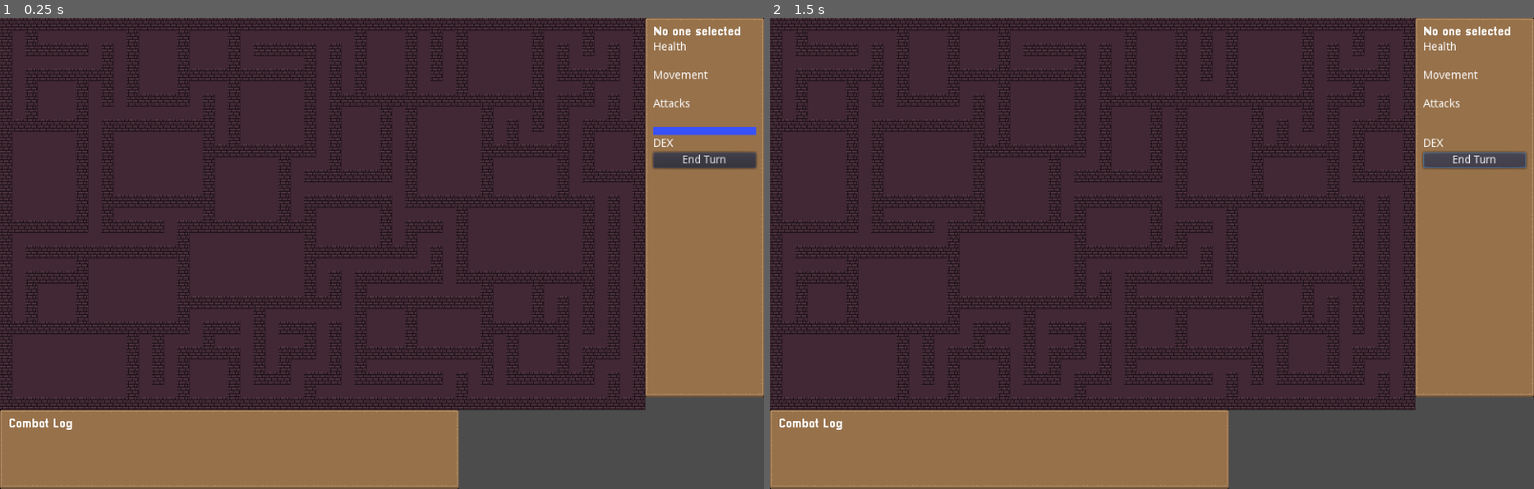
Above: before the commit, frames 1-2 (left to right).
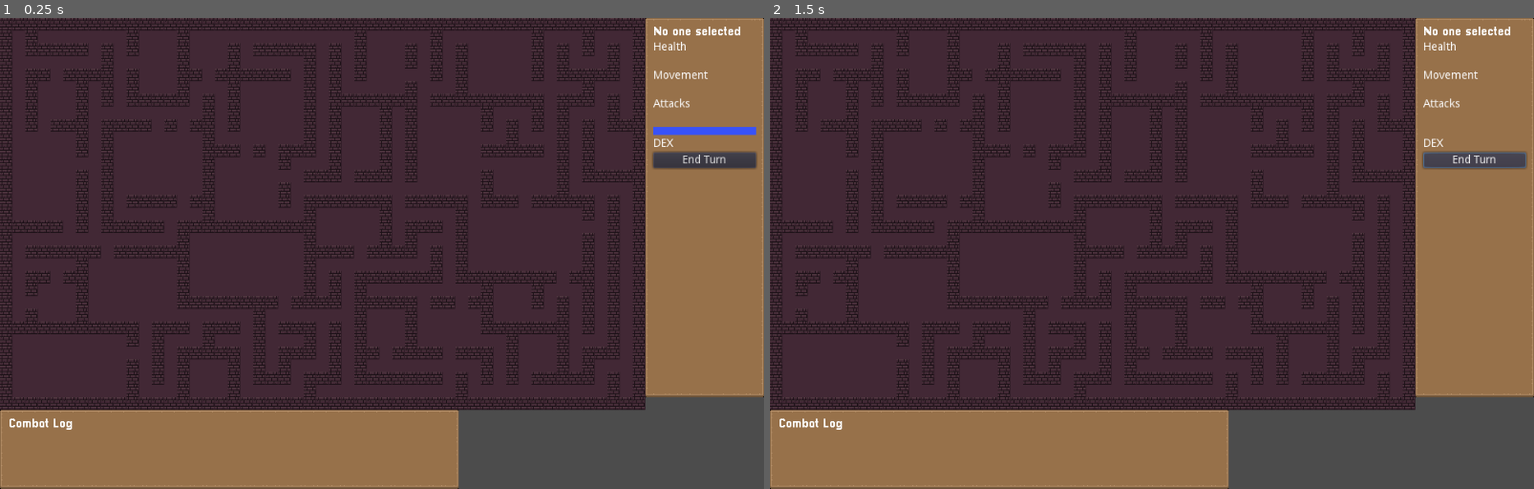
Above: after the commit, the same moments.

Repository: dyerw/ad-infernum
Game: Godot game, scene res://Game.tscn
The game is run twice, just before and just after one commit, with the same random seed, the same clock (stepped at 60 frames per second) and the same inputs.
Inputs:
- Up to frame 1 (0.25 s): no input
- Up to frame 2 (1.5 s): click "End Turn" at 0.5 s; click "End Turn" at 1.25 s

The runs differ from the first frame. In frame 1, 0.6% of the frame differs, in the area x 1-80%, y 2-78%; in frame 2, 0.6%.

Commit message:
Connects map gen regions

Diff:
--- a/DungeonMap.gd
+++ b/DungeonMap.gd
@@ -10,8 +10,12 @@
 	for x in range(0, map.size()):
 		for y in range(0, map[0].size()):
 			var tile
-			if map[x][y] == MapGenUtil.Tiles.FLOOR:
-				tile = 33
-			else:
-				tile = 18
+			match map[x][y]:
+				MapGenUtil.Tiles.FLOOR:
+					tile = 33
+				MapGenUtil.Tiles.WALL:
+					tile = 18
+				MapGenUtil.Tiles.MARK:
+					tile = 1
+
 			set_cell(x, y, tile)
--- a/utils/MapGen.gd
+++ b/utils/MapGen.gd
@@ -2,21 +2,27 @@
 
 var Rand = preload("res://utils/Rand.gd")
 
-enum Tiles { FLOOR, WALL }
+enum Tiles { FLOOR, WALL, MARK }
 
 enum Direction { NORTH, SOUTH, EAST, WEST }
 
 var all_directions = [Direction.NORTH, Direction.SOUTH, Direction.EAST, Direction.WEST]
 
 var num_room_tries: int = 100
-var extra_connector_chance: int = 20
+var extra_connector_chance: int = 50
 var room_extra_size: int = 0
 var winding_percent: int = 50
 
 var _rooms: Array = [] # :: [Rect2]
-var _regions # :: [[int]]
+var _regions = [] # :: [[int]]
 
 var _current_region: int = -1
+
+func _tiles_are_adjacent(p: Vector2, q: Vector2) -> bool:
+	for dir in all_directions:
+		if _get_tile_in_direction(p, dir) == q:
+			return true
+	return false
 
 func _get_tile_in_direction(pos: Vector2, direction, distance = 1) -> Vector2:
 	if distance == 0:
@@ -58,7 +64,7 @@
 	var last_dir
 
 	_current_region += 1
-	area[pos.x][pos.y] = Tiles.FLOOR
+	_carve_point(area, pos)
 
 	cells.push_back(pos)
 	while cells.size() > 0:
@@ -88,15 +94,82 @@
 			cells.pop_back()
 			last_dir = null
 
+func _connect_regions(area):
+	var connector_regions = {}
+	for x in range(1, area.size() - 1):
+		for y in range(1, area[x].size() - 1):
+			if area[x][y] != Tiles.WALL:
+				continue
+
+			var regions = []
+			for dir in all_directions:
+				var p = _get_tile_in_direction(Vector2(x, y), dir)
+				var region = _regions[p.x][p.y]
+				if region != -1 and not regions.has(region):
+					regions.push_back(region)
+
+			if regions.size() < 2:
+				continue
+
+			connector_regions[Vector2(x, y)] = regions
+
+	var connectors = connector_regions.keys()
+	var merged = {}
+	var open_regions = []
+	for i in range(_current_region + 1):
+		merged[i] = i
+		open_regions.push_back(i)
+
+	while open_regions.size() > 1:
+		var connector = Rand.choose(connectors)
+		area[connector.x][connector.y] = Tiles.FLOOR
+
+		var regions = []
+		for region in connector_regions[connector]:
+			regions.push_back(merged[region])
+		var dest = regions[0]
+		var sources = regions.duplicate()
+		sources.pop_front()
+
+		for i in range(_current_region + 1):
+			if sources.has(merged[i]):
+				merged[i] = dest
+
+		for source in sources:
+			open_regions.remove(open_regions.find(source))
+
+		var new_connectors = []
+		for other_connector in connectors:
+			if _tiles_are_adjacent(connector, other_connector):
+				continue
+
+			var rs = []
+			for r in connector_regions[other_connector]:
+				if not rs.has(merged[r]):
+					rs.push_back(r)
+
+			if rs.size() > 1:
+				new_connectors.push_back(other_connector)
+				continue
+
+			if Rand.one_in(extra_connector_chance):
+				area[other_connector.x][other_connector.y] = Tiles.FLOOR
+		connectors = new_connectors
+
 func generate(width, height):
 	if width % 2 == 0 or height % 2 == 0:
 		print("Map must be odd sized")
 		return
 
 	var area = _fill_area(width, height, Tiles.WALL)
+	for x in range(area.size()):
+		var region_column = []
+		for y in range(area.size()):
+			 region_column.push_back(-1)
+		_regions.push_back(region_column)
+
 	_add_rooms(area)
 
-	print("hi")
 	for x in range(1, width - 1, 2):
 		if x < width:
 			for y in range(1, height - 1, 2):
@@ -106,15 +179,32 @@
 						continue
 					_grow_maze(area, pos)
 
+	_connect_regions(area)
 	return area
+
+func _debug_print_regions():
+	var ascii_regions = ""
+	for y in range(_regions[0].size()):
+		var row_string = ""
+		for x in range(_regions.size()):
+			var region_int = _regions[x][y]
+			if region_int == -1:
+				row_string += "##"
+				continue
+			if region_int < 10:
+				row_string += " "
+			row_string += String(region_int)
+		ascii_regions += ("\n" + row_string)
+	print(ascii_regions)
 
 func _carve_point(area, pos: Vector2) -> void:
 	area[pos.x][pos.y] = Tiles.FLOOR
+	_regions[pos.x][pos.y] = _current_region
 
 func _carve_rect(area, rect: Rect2) -> void:
 	for x in range(rect.position.x, rect.position.x + rect.size.x):
 		for y in range(rect.position.y, rect.position.y + rect.size.y):
-			area[x][y] = Tiles.FLOOR
+			_carve_point(area, Vector2(x, y))
 
 func _add_rooms(area):
 	for i in range(num_room_tries):
